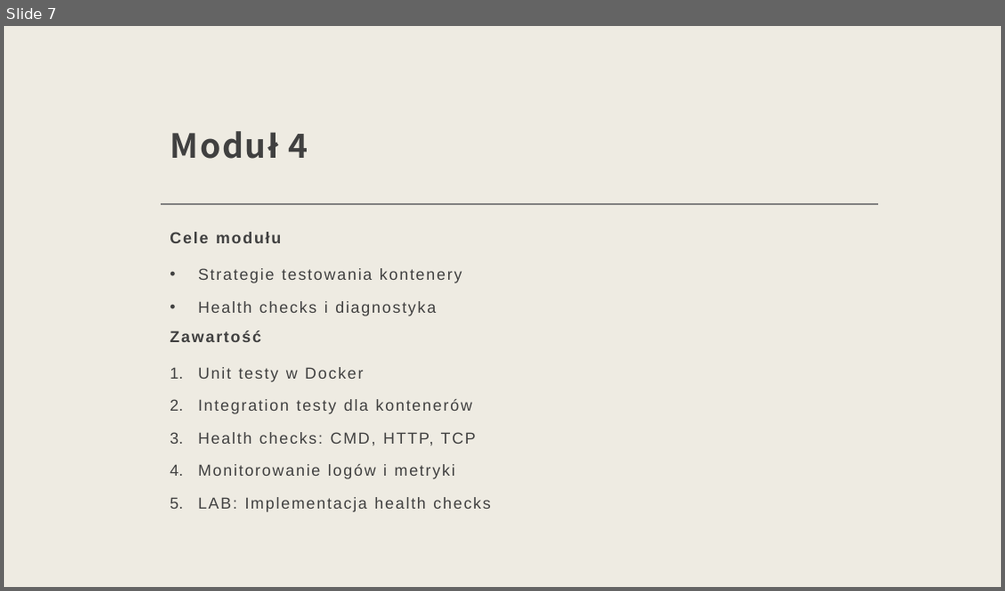
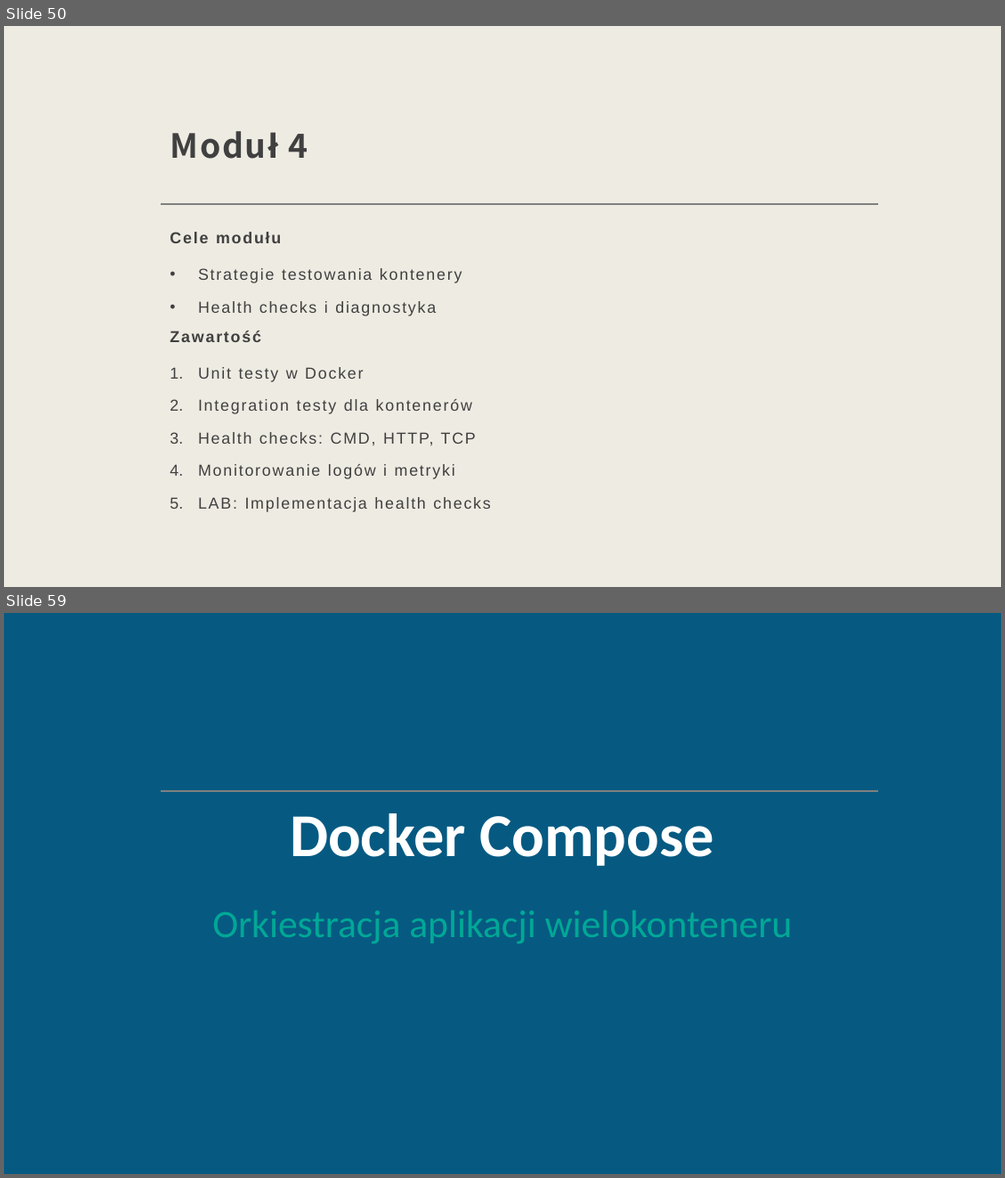
Before and after one commit to gajdaj2/docker_k8s, a slide deck: devops_docker_k8s.pptx. Shown one above the other, each under a label of ours: slide 7 before the commit, slides 50 and 59 after it; the slides between them are not shown. The pictures are 1005x591 and 1005x1178 pixels, drawn with LibreOffice and Linux fonts; fonts in the diff are those of the drawing. Boxes give left, top, right and bottom in pixels: in the first picture for what was removed or moved away, otherwise in the second. Text is boxed around its words. In the diff, an @@ line names an element or a change of style, - is before the commit and + after.

```diff
--- a/devops_docker_k8s.pptx
+++ b/devops_docker_k8s.pptx
@@ slide 59 added at (4,613,1001,1174), background #065A82; not listed: 1 template element that a slide beside it also shows @@
@@ text added at (290,813,714,866), 58.7 pt, text #FFFFFF, bold @@
+Docker Compose
@@ text added at (212,910,793,943), 37.3 pt, text #00A896 @@
+Orkiestracja aplikacji wielokonteneru
@@ what was slide 7 is now slide 50 @@
```
Also in this commit, not shown: 5 slides changed, 36 other slides added, 2 slides removed, 37 other files.
